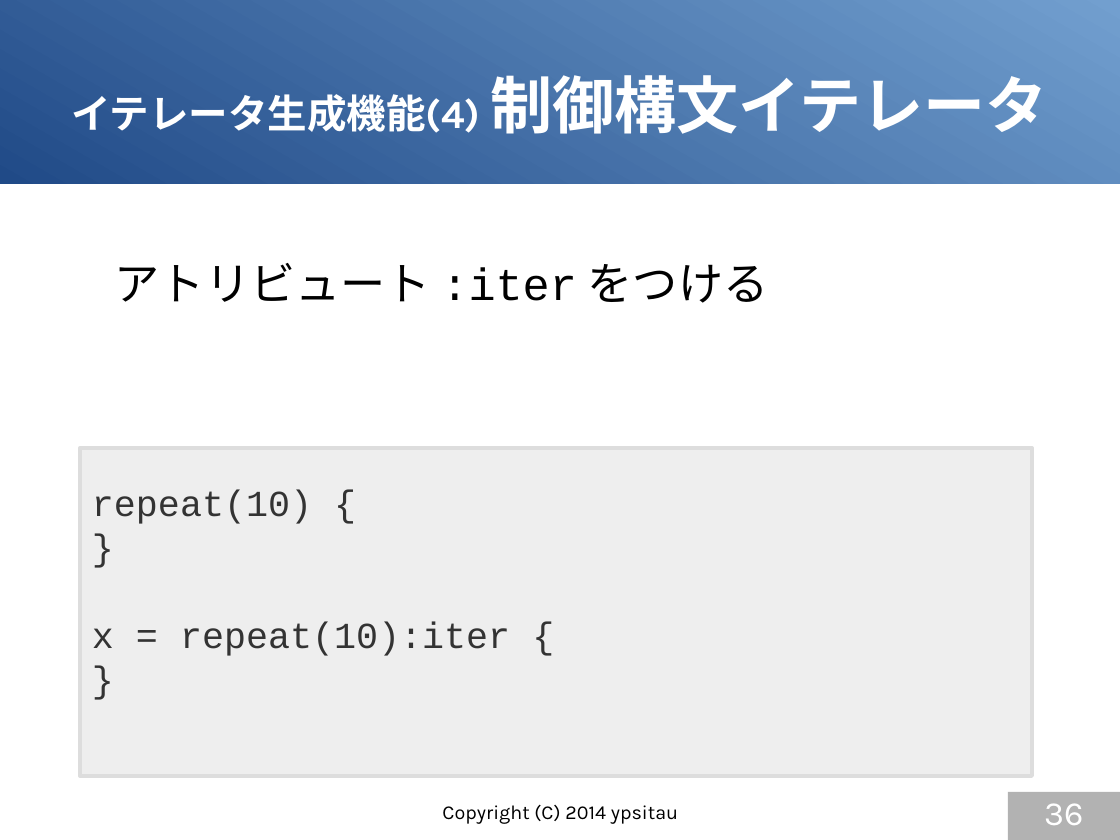
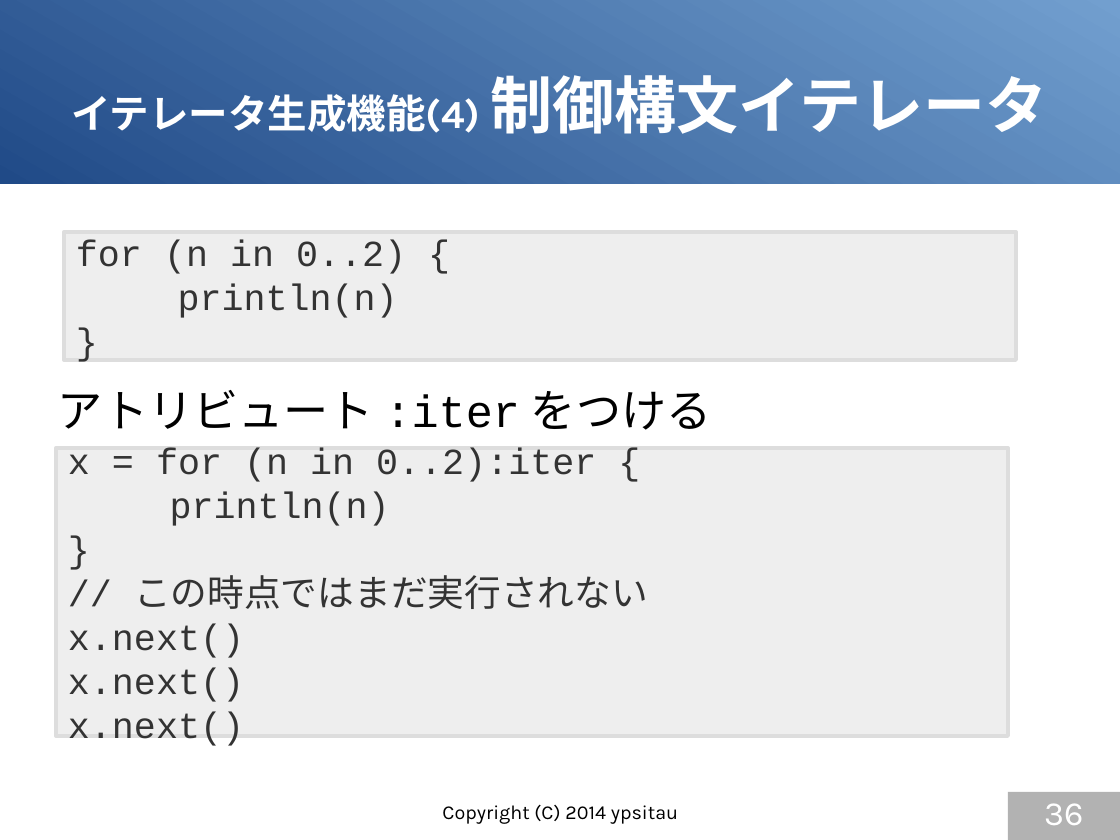
Before and after one commit to gura-lang/gura-doc, a slide deck: slide 36 of presentation/gura-introduction.odp. Drawn at 1120x840 pixels with LibreOffice and Linux fonts; fonts in the diff are those of the drawing. Boxes give left, top, right and bottom in pixels: in the first picture for what was removed or moved away, otherwise in the second. Text is boxed around its words. In the diff, an @@ line names an element or a change of style, - is before the commit and + after.

Commit message:
updated presentation

```diff
--- a/presentation/gura-introduction.odp
+++ b/presentation/gura-introduction.odp
@@ rectangle added at [64, 232, 1016, 360], fill #EEEEEE, outline #DDDDDD 2.83 pt, 26 pt, text #333333 @@
+for (n in 0..2) {
+println(n)
+}
@@ text "アトリビュート :iter をつける": place and size @@
-text "アトリビュート :iter をつける" at [115, 263, 769, 303]
+text "アトリビュート :iter をつける" at [58, 390, 712, 430]
@@ rectangle added at [56, 448, 1008, 736], fill #EEEEEE, outline #DDDDDD 2.83 pt, 26 pt, text #333333 @@
+x = for (n in 0..2):iter {
+println(n)
+}
+// この時点ではまだ実行されない
+x.next()
+x.next()
+x.next()
@@ rectangle removed at [80, 448, 1033, 776] @@
-repeat(10) {
-}
-x = repeat(10):iter {
-}
```
Also in this commit, not shown: 3 other slides changed, 1 slide added, 1 slide removed.
